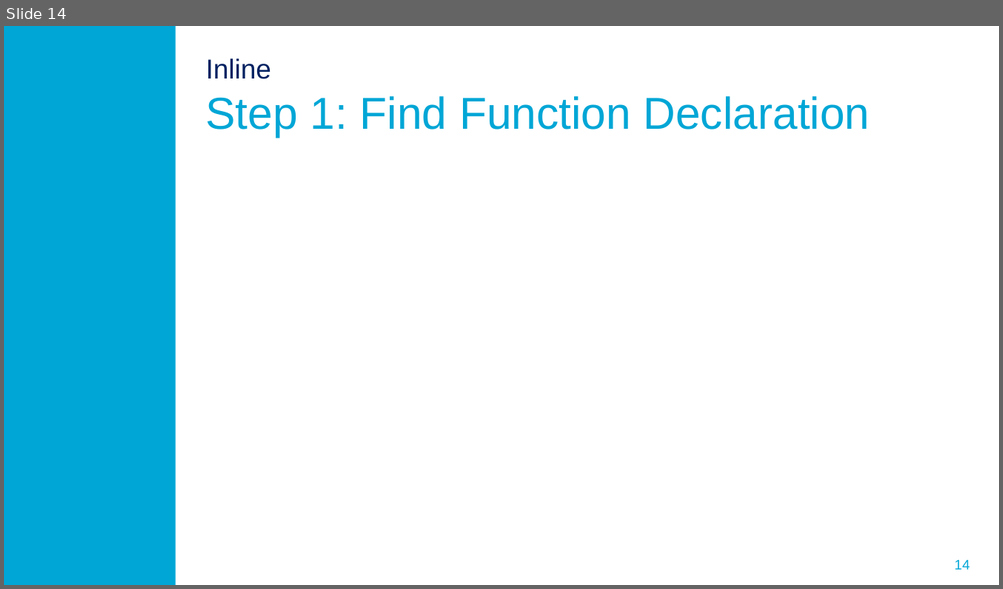
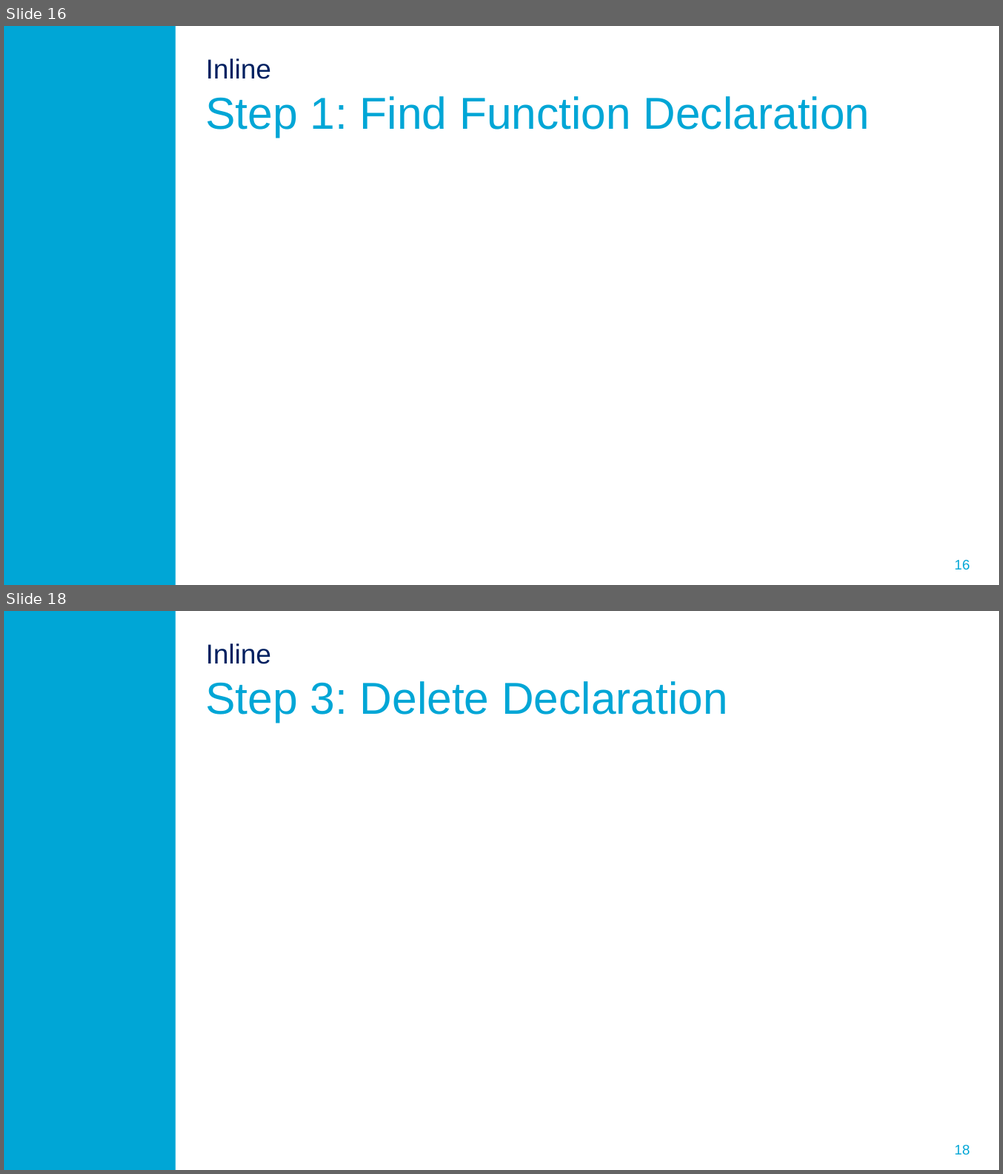
Before and after one commit to ProMisDev/metaborg-tiger, a slide deck: presentation/Misteli_Refactoring_in_Spoofax.pptx. Shown one above the other, each under a label of ours: slide 14 before the commit, slides 16 and 18 after it; the slides between them are not shown. The pictures are 1003x589 and 1003x1174 pixels, drawn with LibreOffice and Linux fonts; fonts in the diff are those of the drawing; background and template pictures are left out. Boxes give left, top, right and bottom in pixels: in the first picture for what was removed or moved away, otherwise in the second. Text is boxed around its words. In the diff, an @@ line names an element or a change of style, - is before the commit and + after.

```diff
--- a/presentation/Misteli_Refactoring_in_Spoofax.pptx
+++ b/presentation/Misteli_Refactoring_in_Spoofax.pptx
@@ slide 18 added at (x1=4, y1=611, x2=999, y2=1170), background #FFFFFF; not listed: 2 template elements that a slide beside it also shows @@
@@ title added at (x1=206, y1=644, x2=728, y2=722), 32.4 pt, text #00A6D6 @@
+Inline
+Step 3: Delete Declaration
@@ what was slide 14 is now slide 16 @@
@@ page number at (x1=954, y1=560, x2=970, y2=571): text changed @@
-14
+16
```
Also in this commit, not shown: 1 slide changed, 6 other slides added.
